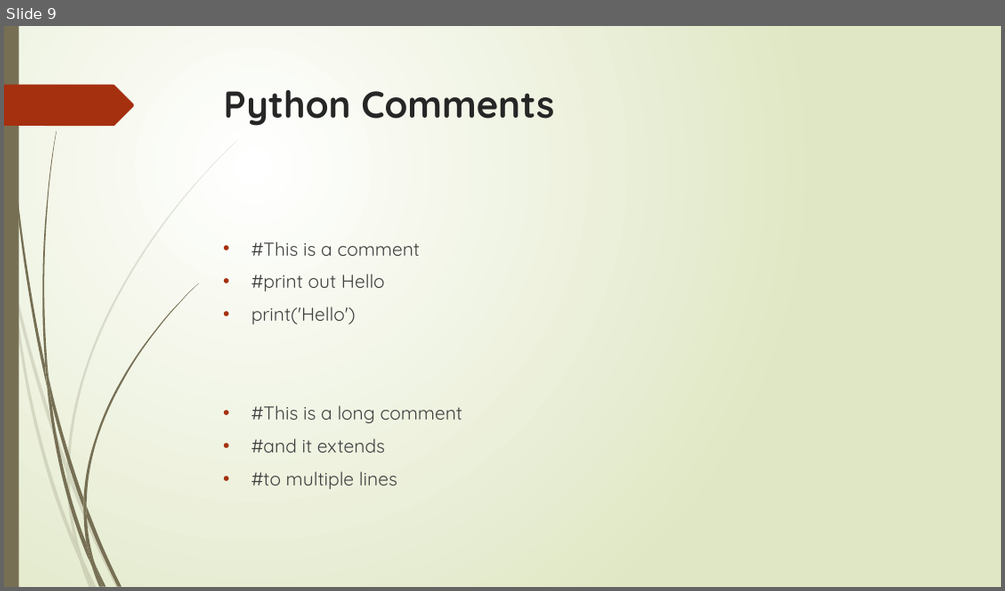
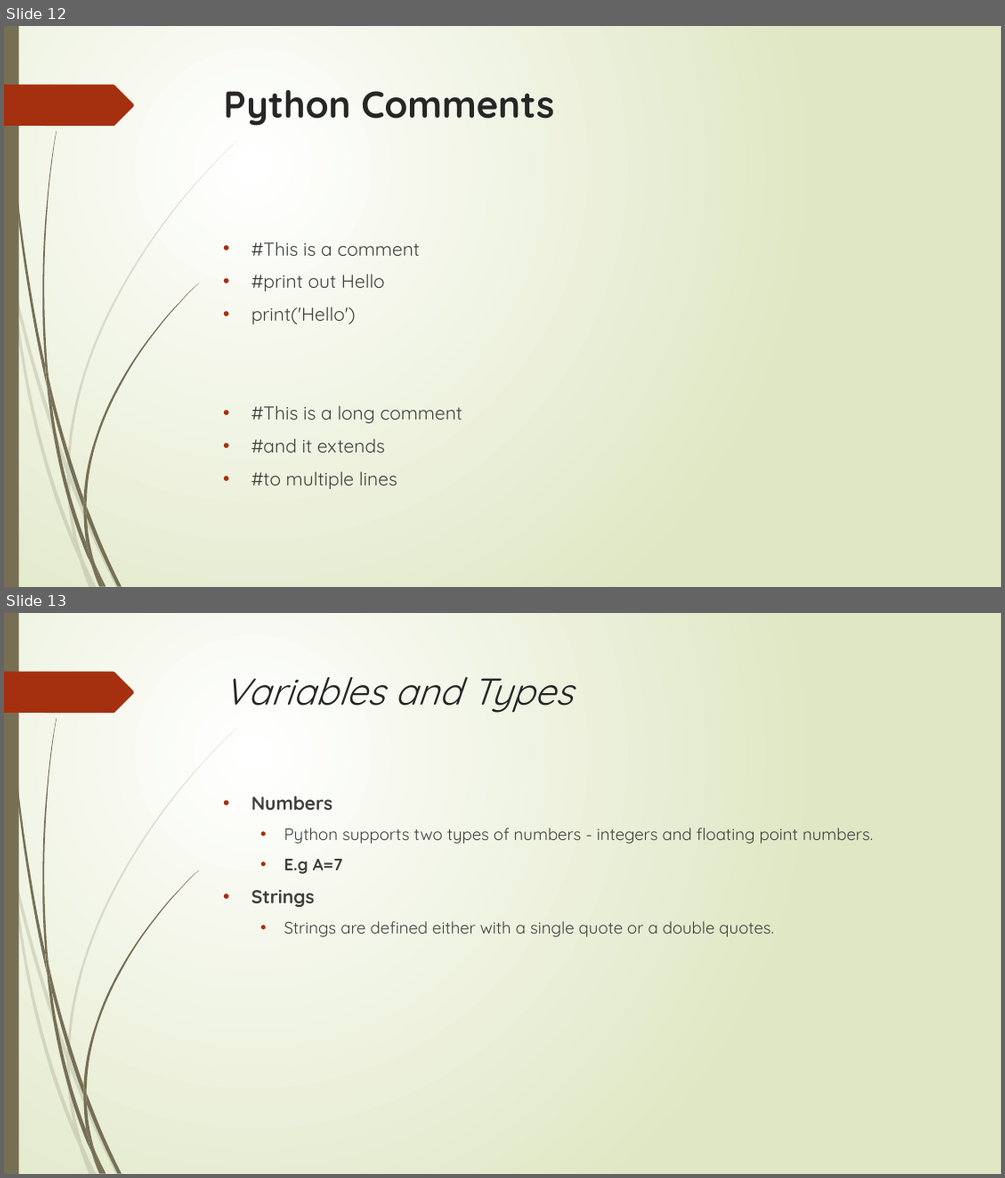
Before and after one commit to flyworker/python-automation-testing, a slide deck: document/course1.pptx. Shown one above the other, each under a label of ours: slide 9 before the commit, slides 12 and 13 after it. The pictures are 1005x591 and 1005x1178 pixels, drawn with LibreOffice and Linux fonts; fonts in the diff are those of the drawing. Boxes give left, top, right and bottom in pixels: in the first picture for what was removed or moved away, otherwise in the second. Text is boxed around its words. In the diff, an @@ line names an element or a change of style, - is before the commit and + after.

```diff
--- a/document/course1.pptx
+++ b/document/course1.pptx
@@ slide 13 added at box(4, 613, 1001, 1174), background gradient #FFFFFF to #DFE8C4; not listed: 24 template elements that a slide beside it also shows @@
@@ title added at box(224, 677, 573, 713), 36 pt, text #262626, italic @@
+Variables and Types
@@ text added at box(251, 795, 873, 937), 16 pt, text #404040 @@
+• Numbers
+  • Python supports two types of numbers - integers and floating point numbers.
+  • E.g A=7
+• Strings
+  • Strings are defined either with a single quote or a double quotes.
@@ what was slide 9 is now slide 12 @@
```
Also in this commit, not shown: 1 slide changed, 18 other slides added, 5 other files.
